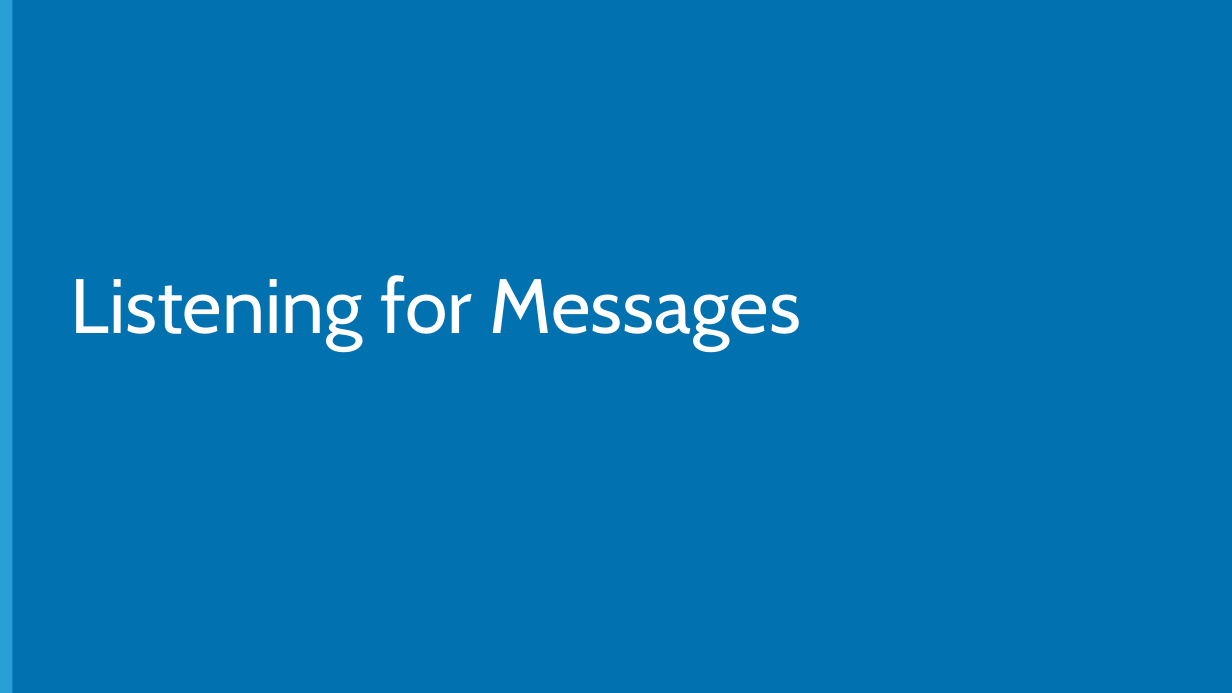
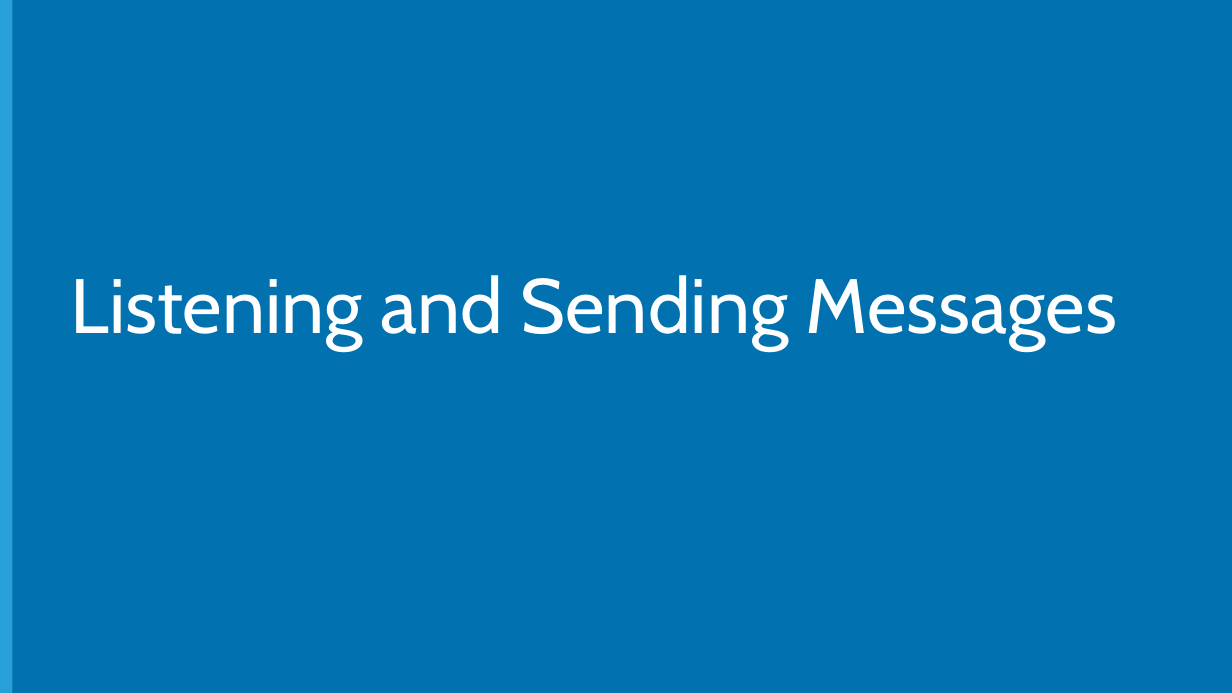
Before and after one commit to Microsoft-Web/NodeCamp, a slide deck: slide 4 of Presentation/ConnectingFrontAndBack/ConnectingFrontAndBack.pptx. Drawn at 1232x693 pixels with LibreOffice and Linux fonts; fonts in the diff are those of the drawing; background and template pictures are left out. Boxes give left, top, right and bottom in pixels: in the first picture for what was removed or moved away, otherwise in the second. Text is boxed around its words. In the diff, an @@ line names an element or a change of style, - is before the commit and + after.

```diff
--- a/Presentation/ConnectingFrontAndBack/ConnectingFrontAndBack.pptx
+++ b/Presentation/ConnectingFrontAndBack/ConnectingFrontAndBack.pptx
@@ title at bbox=[70, 275, 1117, 350]: text changed @@
-Listening for Messages
+Listening and Sending Messages
```
Also in this commit, not shown: 6 other slides changed, 4 other files.
